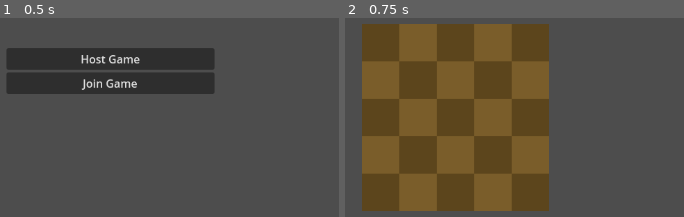
Above: before the commit, frames 1-2 (left to right).
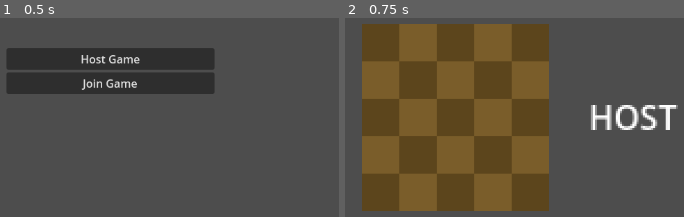
Above: after the commit, the same moments.

Repository: DavidBarta92/Golem-Chess
Game: Godot game, scene res://Scenes/MainMenu.tscn
The game is run twice, just before and just after one commit, with the same random seed, the same clock (stepped at 60 frames per second) and the same inputs.
Inputs:
- Up to frame 1 (0.5 s): no input
- Up to frame 2 (0.75 s): click "Host Game" at 0.5 s

Frame 1 is identical in both runs. In frame 2, 1.7% of the frame differs, in the area x 72-99%, y 43-57%.

Commit message:
refactor bugfix

Diff:
--- /dev/null
+++ b/Scenes/host_label.gd
@@ -0,0 +1,9 @@
+extends Node
+
+@onready var role_label = $"."
+
+func _ready():
+	if GameConfig.is_hosting:
+		role_label.text = "HOST"
+	else:
+		role_label.text = "CLIENT"
--- a/Scenes/main.tscn
+++ b/Scenes/main.tscn
@@ -11,6 +11,7 @@
 [ext_resource type="Texture2D" uid="uid://c7arify7j2wfn" path="res://Assets/black_rook.png" id="7_wsu2k"]
 [ext_resource type="Texture2D" uid="uid://c56dxei2cm0ig" path="res://Assets/black_queen.png" id="8_k12tt"]
 [ext_resource type="Texture2D" uid="uid://5ia02q3iu1vp" path="res://Assets/Chess_board_new.png" id="11_d1ilt"]
+[ext_resource type="Script" uid="uid://dqcyoelgvjck5" path="res://Scenes/host_label.gd" id="12_6iyac"]
 
 [sub_resource type="StyleBoxTexture" id="StyleBoxTexture_h1bgf"]
 texture = ExtResource("1_ynf5e")
@@ -186,3 +187,11 @@
 
 [node name="board" parent="." instance=ExtResource("1_jjgbg")]
 texture = ExtResource("11_d1ilt")
+
+[node name="host_label" type="Label" parent="."]
+offset_left = 136.0
+offset_top = -84.0
+offset_right = 225.0
+offset_bottom = -61.0
+text = "HOST"
+script = ExtResource("12_6iyac")
--- a/Scripts/DeckManager.gd
+++ b/Scripts/DeckManager.gd
@@ -1,4 +1,3 @@
-# DeckManager.gd - Pakli kezelés
 class_name DeckManager
 
 const DECK_SIZE = 5
--- a/Scripts/GameState.gd
+++ b/Scripts/GameState.gd
@@ -1,25 +1,8 @@
 # GameState.gd - Központi játékállapot (nem autoload, instance)
 class_name GameStateData
 
-# Piece adat
-class PieceData:
-	var position: Vector2
-	var color: int  # 1 = white, -1 = black
-	var card_name: String = ""
-	var turns_remaining: int = 0
-
-	func _init(pos: Vector2, col: int):
-		position = pos
-		color = col
-
-	func has_card() -> bool:
-		return card_name != ""
-
-	func can_move() -> bool:
-		return has_card() && (turns_remaining > 0 || turns_remaining == -1)
-
 # Game state
-var pieces: Dictionary = {}  # Vector2 -> PieceData
+var pieces: Dictionary = {}  # Vector2 -> Piece (a Piece.gd-ből!)
 var player_decks: Dictionary = {}  # int (player_id) -> Array[String] (card names)
 var player_hands: Dictionary = {}  # int (player_id) -> Array[String] (card names)
 var current_turn_player: int = 0  # 0 = fehér, 1 = fekete
@@ -30,10 +13,10 @@
 	pass
 
 # Segédfüggvények
-func get_piece(pos: Vector2) -> PieceData:
+func get_piece(pos: Vector2) -> Piece:
 	return pieces.get(pos)
 
-func set_piece(pos: Vector2, piece: PieceData):
+func set_piece(pos: Vector2, piece: Piece):
 	pieces[pos] = piece
 
 func remove_piece(pos: Vector2):
--- a/Scripts/NetworkGameHost.gd
+++ b/Scripts/NetworkGameHost.gd
@@ -10,14 +10,13 @@
 
 # Játékállapot inicializálása
 func initialize_game(board_data: Array):
-	# Pieces létrehozása a board-ból
 	for i in range(board_data.size()):
 		for j in range(board_data[i].size()):
 			var value = board_data[i][j]
 			if value != 0:
 				var pos = Vector2(i, j)
 				var color = 1 if value > 0 else -1
-				var piece = GameStateData.PieceData.new(pos, color)
+				var piece = Piece.new(pos, color)  # <-- Piece osztály használata!
 				game_state.set_piece(pos, piece)
 
 	# Paklik és kezek
@@ -40,7 +39,7 @@
 
 	print("🎮 NetworkGameHost: Game state inicializálva!")
 
-		# TESZT: Automatikusan kijátsszuk a király kártyákat
+	# TESZT: Automatikusan kijátsszuk a király kártyákat
 	var white_first_piece_pos = Vector2(0, 1)
 	var black_first_piece_pos = Vector2(4, 2)
 
@@ -48,23 +47,20 @@
 	var black_piece = game_state.get_piece(black_first_piece_pos)
 
 	if white_piece:
-		white_piece.card_name = "King"
-		white_piece.turns_remaining = -1
-		game_state.white_king_position = white_first_piece_pos
-		print("👑 Fehér király hozzáadva: ", white_first_piece_pos)
+		var king_card = CardLibrary.get_card("King")
+		if king_card:
+			white_piece.attach_card(king_card)
+			white_piece.turns_remaining = -1
+			game_state.white_king_position = white_first_piece_pos
+			print("👑 Fehér király hozzáadva: ", white_first_piece_pos)
 
 	if black_piece:
-		black_piece.card_name = "King"
-		black_piece.turns_remaining = -1
-		game_state.black_king_position = black_first_piece_pos
-		print("👑 Fekete király hozzáadva: ", black_first_piece_pos)
-
-	if white_piece:
-		white_piece.card_name = "King"
-		white_piece.turns_remaining = -1
-		game_state.white_king_position = white_first_piece_pos
-		print("👑 Fehér király hozzáadva: ", white_first_piece_pos)
-		print("   Ellenőrzés: ", game_state.get_piece(white_first_piece_pos).card_name)
+		var king_card = CardLibrary.get_card("King")
+		if king_card:
+			black_piece.attach_card(king_card)
+			black_piece.turns_remaining = -1
+			game_state.black_king_position = black_first_piece_pos
+			print("👑 Fekete király hozzáadva: ", black_first_piece_pos)
 
 	# Broadcast kezdő state
 	broadcast_full_state()
@@ -82,40 +78,35 @@
 			push_warning("⚠️ Ismeretlen action type: ", action.type)
 
 func handle_attach_card(action: Dictionary):
-	# action = {type: "attach_card", player_id: int, card_name: String, piece_pos: Vector2}
 	var player_id = action.player_id
 	var card_name = action.card_name
 	var piece_pos = action.piece_pos
 
 	print("🎴 Kártya csatolás: %s játékos, %s kártya, %s pozíció" % [player_id, card_name, piece_pos])
 
-	# 1. Validálás: Van-e a kártya a játékos kezében?
+	# Validálások
 	if !game_state.player_hands[player_id].has(card_name):
 		push_warning("⚠️ Nincs ilyen kártya a kézben!")
 		return
 
-	# 2. Validálás: Létezik-e a bábu?
 	var piece = game_state.get_piece(piece_pos)
 	if piece == null:
 		push_warning("⚠️ Nincs bábu ezen a pozíción!")
 		return
 
-	# 3. Validálás: A játékos bábuja-e?
 	var expected_color = 1 if player_id == 0 else -1
 	if piece.color != expected_color:
 		push_warning("⚠️ Nem a játékos bábuja!")
 		return
 
-	# 4. Validálás: Van-e már kártya rajta?
-	if piece.has_card():
+	if piece.attached_card != null:
 		push_warning("⚠️ Már van kártya ezen a bábun!")
 		return
 
-	# 5. Alkalmazzuk a változást
+	# Alkalmazzuk a változást
 	var card = CardLibrary.get_card(card_name)
 	if card:
-		piece.card_name = card_name
-		piece.turns_remaining = card.duration
+		piece.attach_card(card)
 
 		# Király pozíció követése
 		if card_name == "King":
@@ -128,12 +119,9 @@
 		DeckManager.play_card(game_state.player_hands[player_id], card_name, game_state.player_decks[player_id])
 
 		print("✅ Kártya sikeresen csatolva!")
-
-		# Broadcast
 		broadcast_full_state()
 
 func handle_move_piece(action: Dictionary):
-	# action = {type: "move_piece", player_id: int, from: Vector2, to: Vector2}
 	var player_id = action.player_id
 	var from_pos = action.from
 	var to_pos = action.to
@@ -162,7 +150,7 @@
 		push_warning("⚠️ Nem a játékos köre!")
 		return
 
-	# 5. Validálás: Érvényes lépés-e? (kártya mozgási minta alapján)
+	# 5. Validálás: Érvényes lépés-e?
 	if !is_valid_move(piece, from_pos, to_pos):
 		push_warning("⚠️ Érvénytelen lépés!")
 		return
@@ -175,14 +163,14 @@
 		print("💥 Bábu leütve: ", to_pos)
 
 		# Király leütés?
-		if captured_piece.card_name == "King":
+		if captured_piece.attached_card != null && captured_piece.attached_card.card_name == "King":
 			print("👑 KIRÁLY LEÜTVE! Játékos %d nyert!" % player_id)
 			# TODO: Játék vége
 
 		# Leütött bábu kártyájának visszaadása
-		if captured_piece.has_card() && captured_piece.turns_remaining > 0:
+		if captured_piece.attached_card != null && captured_piece.turns_remaining > 0:
 			var enemy_player = 1 - player_id
-			DeckManager.return_card_to_deck(game_state.player_decks[enemy_player], captured_piece.card_name)
+			DeckManager.return_card_to_deck(game_state.player_decks[enemy_player], captured_piece.attached_card.card_name)
 
 	# Bábu mozgatása
 	game_state.remove_piece(from_pos)
@@ -190,7 +178,7 @@
 	game_state.set_piece(to_pos, piece)
 
 	# Király pozíció frissítése
-	if piece.card_name == "King":
+	if piece.attached_card != null && piece.attached_card.card_name == "King":
 		if player_id == 0:
 			game_state.white_king_position = to_pos
 		else:
@@ -203,12 +191,8 @@
 		print("🏁 BÁZIS ELFOGLALVA! Játékos %d nyert!" % player_id)
 		# TODO: Játék vége
 
-	# Kártya használat (kör csökkentés)
+	# Kártya használat (kör csökkentés) - MOST MÁR MŰKÖDIK! 🎉
 	piece.use_turn()
-	if piece.turns_remaining == 0 && piece.card_name != "King":
-		# Kártya lejárt, visszakerül a pakliba
-		DeckManager.return_card_to_deck(game_state.player_decks[player_id], piece.card_name)
-		piece.card_name = ""
 
 	# Kör váltás
 	game_state.switch_turn()
@@ -219,12 +203,11 @@
 	broadcast_full_state()
 
 # Segédfüggvény: Lépés validálása
-func is_valid_move(piece: GameStateData.PieceData, from_pos: Vector2, to_pos: Vector2) -> bool:
-	var card = CardLibrary.get_card(piece.card_name)
-	if !card:
+func is_valid_move(piece: Piece, from_pos: Vector2, to_pos: Vector2) -> bool:
+	if piece.attached_card == null:
 		return false
 
-	var directions = card.get_directions()
+	var directions = piece.get_movement_directions()
 	var move_vector = to_pos - from_pos
 
 	return directions.has(move_vector)
@@ -258,7 +241,7 @@
 
 func serialize_state() -> Dictionary:
 	var data = {
-		"pieces": [],  # <-- Array legyen, nem Dictionary!
+		"pieces": [],
 		"player_hands": game_state.player_hands,
 		"player_decks_size": {
 			0: game_state.player_decks[0].size(),
@@ -267,13 +250,13 @@
 		"current_turn": game_state.current_turn_player
 	}
 
-	# Pieces szerializálása
+	# Pieces szerializálása (most már Piece objektumokból!)
 	for pos in game_state.pieces:
-		var piece: GameStateData.PieceData = game_state.pieces[pos]
+		var piece: Piece = game_state.pieces[pos]
 		data.pieces.append({
-			"position": [pos.x, pos.y],  # <-- Array-ként küldjük
+			"position": [pos.x, pos.y],
 			"color": piece.color,
-			"card_name": piece.card_name,
+			"card_name": piece.attached_card.card_name if piece.attached_card else "",
 			"turns_remaining": piece.turns_remaining
 		})
 
--- a/Scripts/Piece.gd
+++ b/Scripts/Piece.gd
@@ -25,6 +25,7 @@
 func can_move() -> bool:
 	# Végtelen kártya (-1) vagy van hátralevő kör
 	return attached_card != null && (turns_remaining > 0 || turns_remaining == -1)
+	# return has_card() && (turns_remaining > 0 || turns_remaining == -1)
 
 func get_movement_directions() -> Array:
 	if attached_card:
@@ -49,3 +50,6 @@
 			return "%s (végtelen)" % attached_card.card_name
 		return "%s (még %d kör)" % [attached_card.card_name, turns_remaining]
 	return "Nincs kártya"
+
+func has_card() -> bool:
+	return attached_card != null
Not shown, added: Scenes/host_label.gd.uid
Not shown: 1 places in Scenes/main.tscn that only renumber resources
